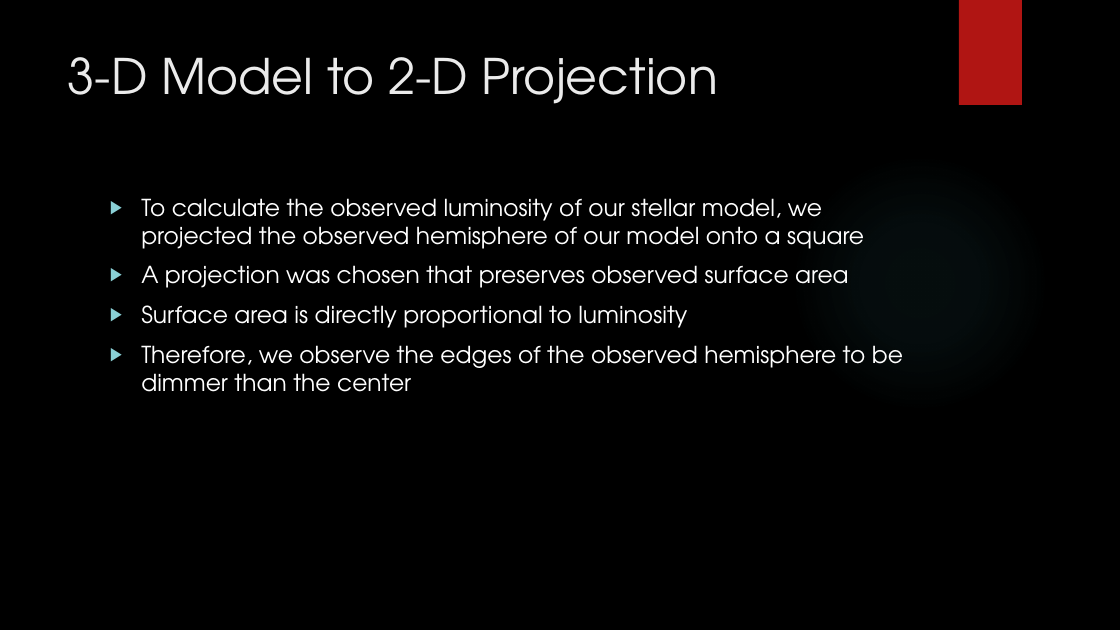
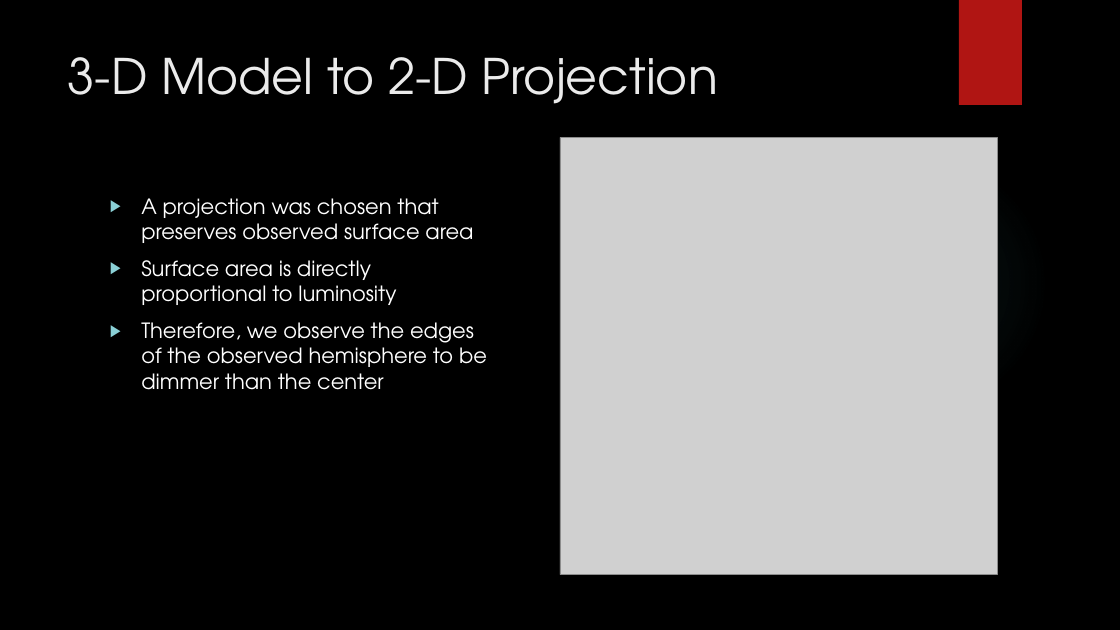
Before and after one commit to mljohn2151/ASTR-3150-GitHub, a slide deck: slide 4 of FUSE - Mottled Stars/FUSE Methodology/Mottled Stars Methodology.pptx. Drawn at 1120x630 pixels with LibreOffice and Linux fonts; fonts in the diff are those of the drawing; grey boxes stand for pictures; background and template pictures are left out. Boxes give left, top, right and bottom in pixels: in the first picture for what was removed or moved away, otherwise in the second. Text is boxed around its words. In the diff, an @@ line names an element or a change of style, - is before the commit and + after.

```diff
--- a/FUSE - Mottled Stars/FUSE Methodology/Mottled Stars Methodology.pptx
+++ b/FUSE - Mottled Stars/FUSE Methodology/Mottled Stars Methodology.pptx
@@ picture added at [560,138,997,575] @@
@@ text "A projection was chosen that ..." at [141,198,487,390]: size 20 to 18 pt @@
@@ text at [141,198,864,249]: paragraph removed @@
-▶ To calculate the observed luminosity of our stellar model, we projected the observed hemisphere of our model onto a square
```
Also in this commit, not shown: 3 other slides changed, 6 other files.
